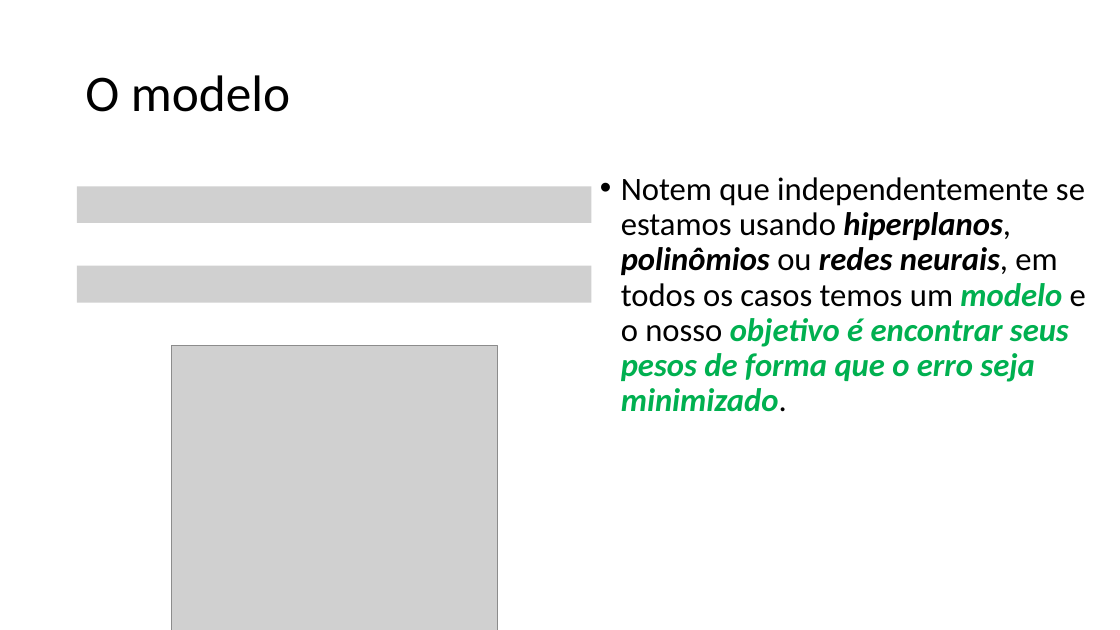
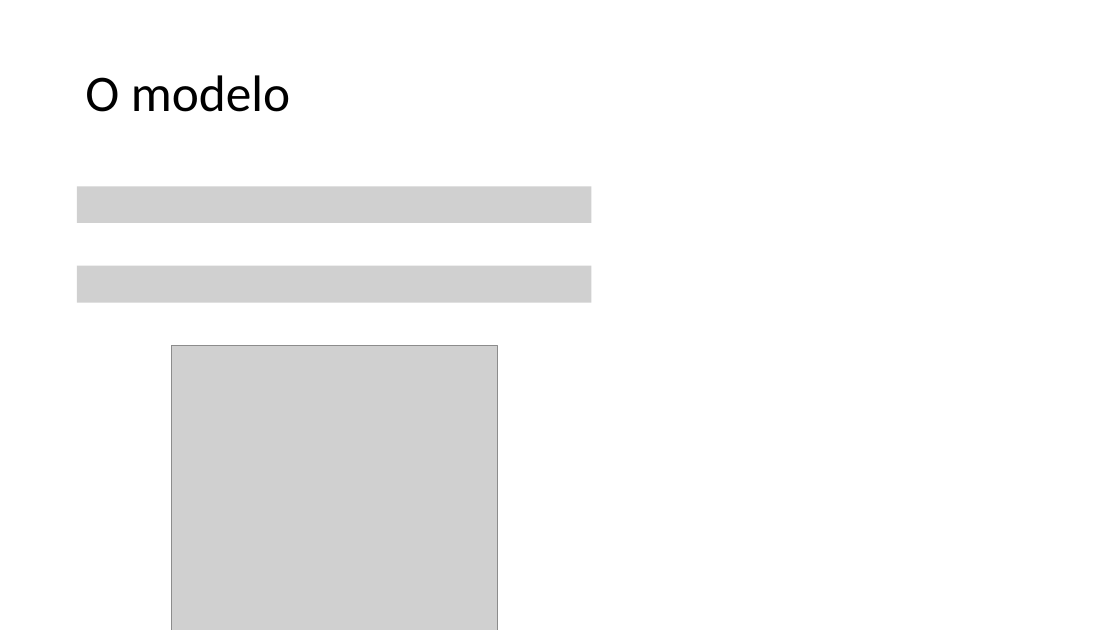
Before and after one commit to zz4fap/tp557-iot-ml, a slide deck: slide 4 of slides/TP557_7_Regressão_com_DNNs_parte_I.pptx. Drawn at 1120x630 pixels with LibreOffice and Linux fonts; fonts in the diff are those of the drawing; grey boxes stand for pictures. Boxes give left, top, right and bottom in pixels: in the first picture for what was removed or moved away, otherwise in the second. Text is boxed around its words. In the diff, an @@ line names an element or a change of style, - is before the commit and + after.

```diff
--- a/slides/TP557_7_Regressão_com_DNNs_parte_I.pptx
+++ b/slides/TP557_7_Regressão_com_DNNs_parte_I.pptx
@@ text removed at bbox=[621, 177, 1086, 412] @@
-• Notem que independentemente se estamos usando hiperplanos, polinômios ou redes neurais, em todos os casos temos um modelo e o nosso objetivo é encontrar seus pesos de forma que o erro seja minimizado.
```
Also in this commit, not shown: 7 other slides changed, 2 other files.
